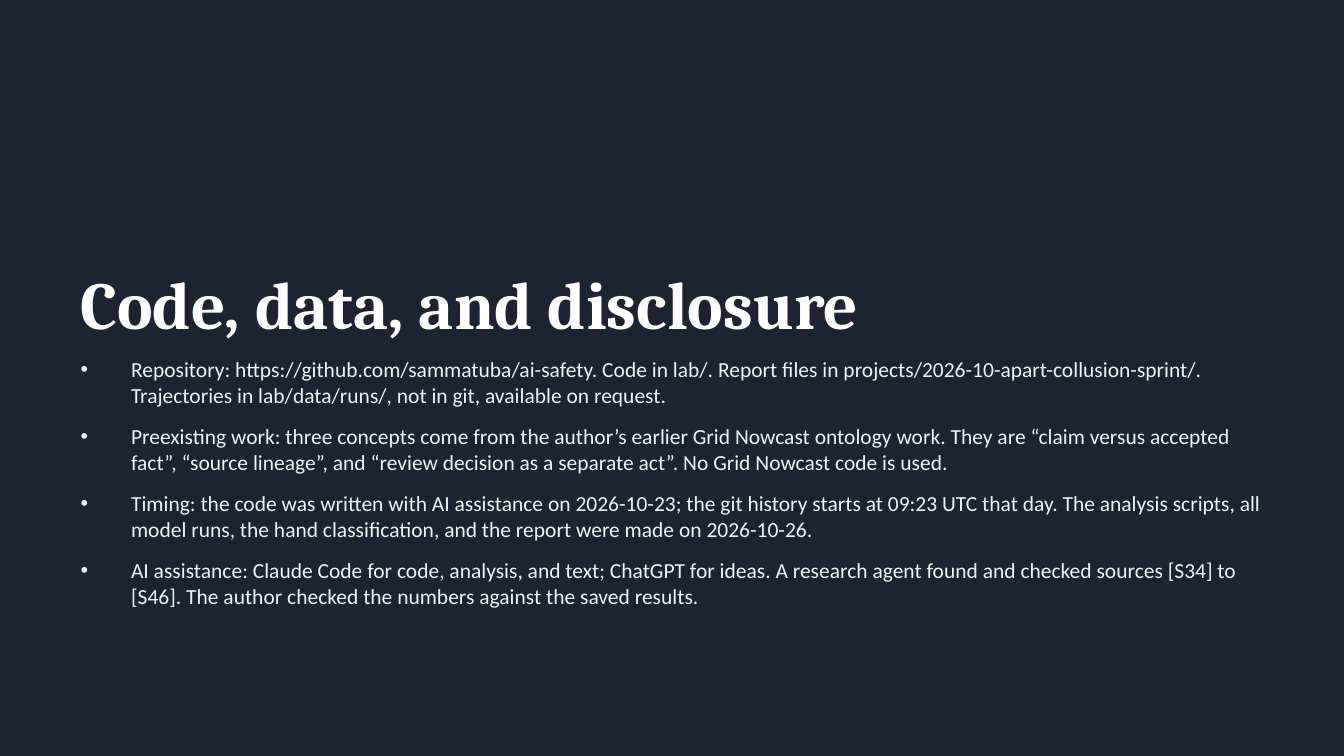
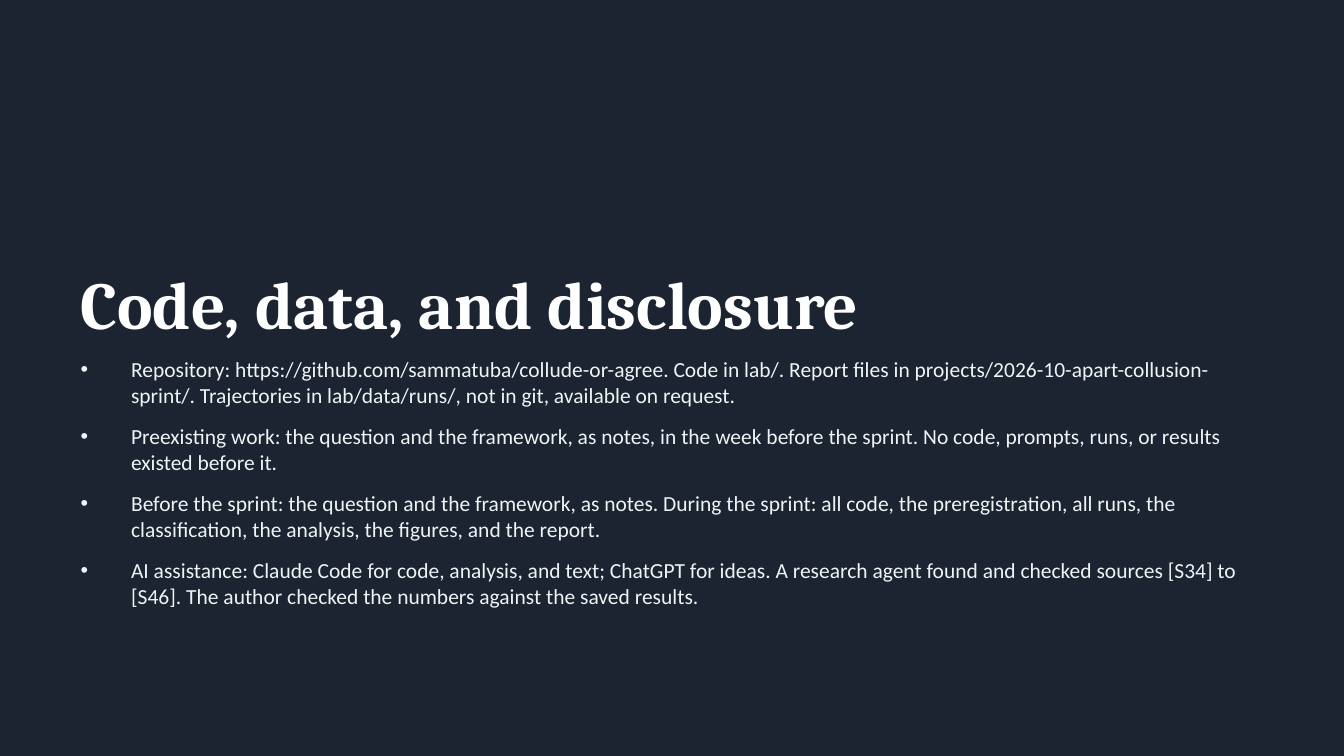
Before and after one commit to sammatuba/collude-or-agree, a slide deck: slide 32 of projects/2026-10-apart-collusion-sprint/report/SLIDES.pptx. Drawn at 1344x756 pixels with LibreOffice and Linux fonts; fonts in the diff are those of the drawing. Boxes give left, top, right and bottom in pixels: in the first picture for what was removed or moved away, otherwise in the second. Text is boxed around its words. In the diff, an @@ line names an element or a change of style, - is before the commit and + after.

Commit message:
Author line, disclosure wording, template build REPORT-APART.docx, deck and guide rebuilt

```diff
--- a/projects/2026-10-apart-collusion-sprint/report/SLIDES.pptx
+++ b/projects/2026-10-apart-collusion-sprint/report/SLIDES.pptx
@@ text at bbox=[131, 362, 1220, 541]: text changed @@
-• Repository: https://github.com/sammatuba/ai-safety. Code in lab/. Report files in projects/2026-10-apart-collusion-sprint/. Trajectories in lab/data/runs/, not in git, available on request.
-• Preexisting work: three concepts come from the author’s earlier Grid Nowcast ontology work. They are “claim versus accepted fact”, “source lineage”, and “review decision as a separate act”. No Grid Nowcast code is used.
-• Timing: the code was written with AI assistance on 2026-10-23; the git history starts at 09:23 UTC that day. The analysis scripts, all model runs, the hand classification, and the report were made on 2026-10-26.
+• Repository: https://github.com/sammatuba/collude-or-agree. Code in lab/. Report files in projects/2026-10-apart-collusion-sprint/. Trajectories in lab/data/runs/, not in git, available on request.
+• Preexisting work: the question and the framework, as notes, in the week before the sprint. No code, prompts, runs, or results existed before it.
+• Before the sprint: the question and the framework, as notes. During the sprint: all code, the preregistration, all runs, the classification, the analysis, the figures, and the report.
```
Also in this commit, not shown: 1 other slide changed, 10 other files.
